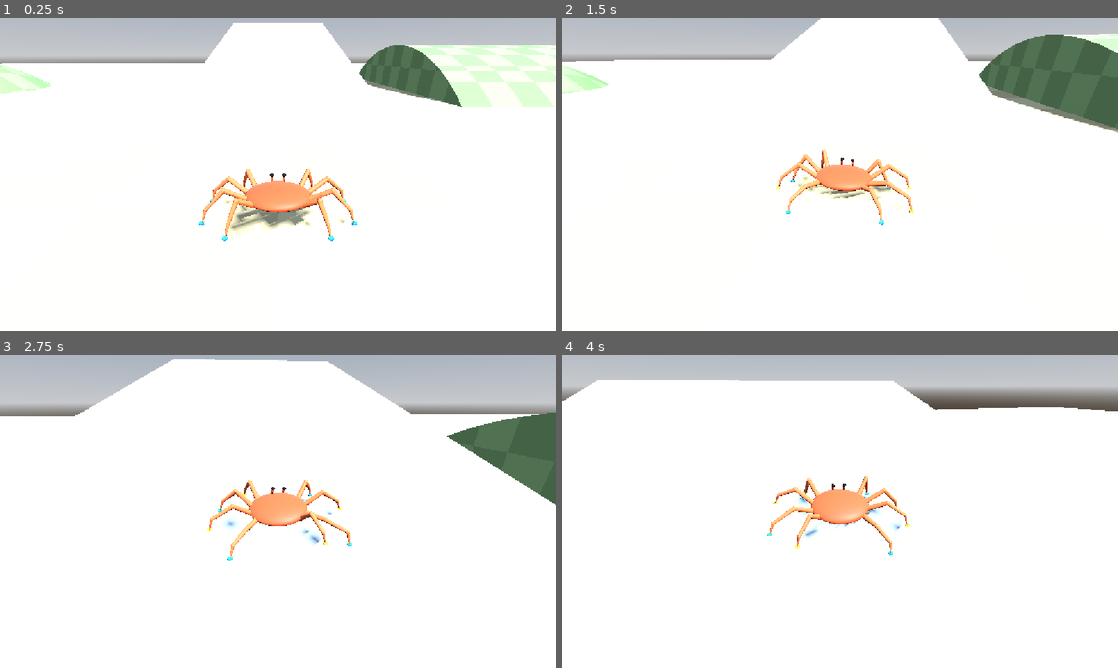
Above: before the commit, frames 1-4 (two rows, left to right).
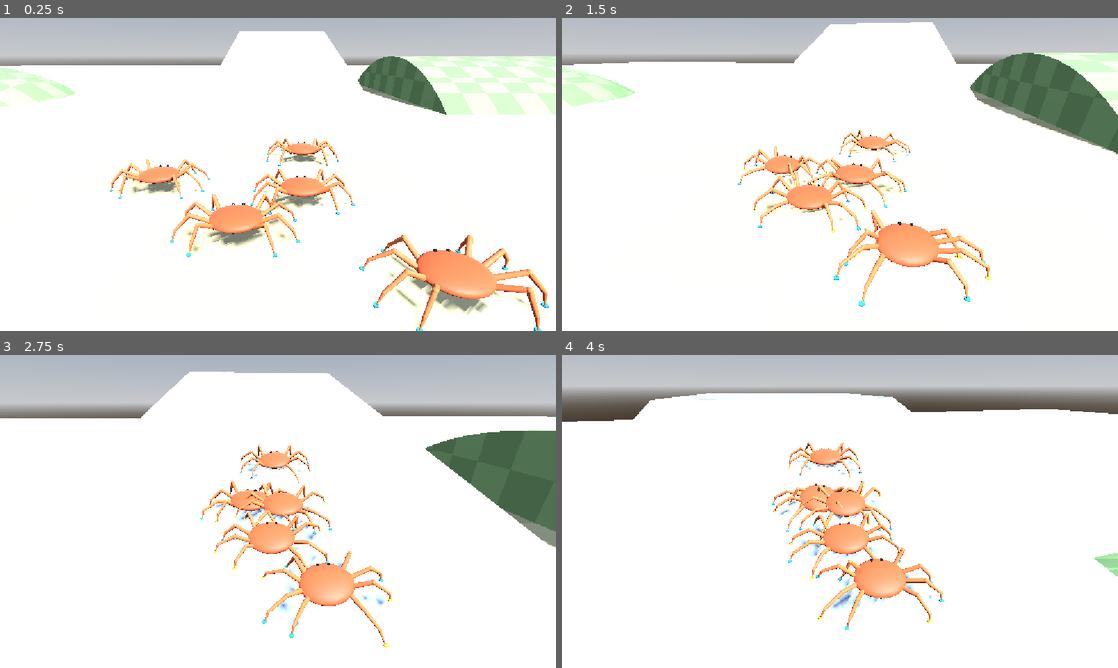
Above: after the commit, the same moments.

Repository: whwalton04/Fish-Frog
Game: Godot game, scene res://world/test_terrain.tscn
Two runs of this game, one before a commit and one after it. Both use one fixed random seed, a clock stepped at 60 frames per second and the inputs below.
Inputs (mouse positions are in pixels of both pictures, inside the frame that each line leads up to):
- Up to frame 1 (0.25 s): no input
- Up to frame 2 (1.5 s): move the mouse to (867, 174) at 0.52 s; hold W (move_forward) from 0.53 s (still down); click (867, 174) at 0.67 s; move the mouse to (812, 174) at 1.27 s; click (812, 174) at 1.42 s
- Up to frame 3 (2.75 s): keep holding W (move_forward); move the mouse to (289, 505) at 2.02 s; click (289, 505) at 2.17 s
- Up to frame 4 (4 s): keep holding W (move_forward); move the mouse to (834, 517) at 2.77 s; click (834, 517) at 2.92 s; move the mouse to (878, 514) at 3.52 s; click (878, 514) at 3.67 s

The runs differ from the first frame. In frame 1, 15% of the frame differs, in the area x 0-100%, y 1-100%; in frame 2, 12%; in frame 3, 12%; in frame 4, 9.9%.

Commit message:
Player scene steering a group of crabs; fixed bead eyes
The crab takes its walking and facing directions as settable vectors
instead of reading input and the camera. A Player scene holds the camera
rig and sets those vectors on every animal placed under it, aiming each
at a point ahead of the group's centre so they converge as they walk.
The camera follows the group's centre and zooms out as it grows.

Crabs collide with each other but don't plant feet on one another.
The eye stalks and their physics are replaced by fixed beads.

Co-Authored-By: Claude Opus 5.5 <noreply@anthropic.com>

Diff:
--- a/crab/crab2.gd
+++ b/crab/crab2.gd
@@ -7,12 +7,12 @@
 ## the friction cone at the foot (push only, sideways force at most friction
 ## times push). Standing, walking, turning, bracing on walls, climbing them and
 ## losing drive in the air all come from that one law. Everything unplanted
-## (swinging feet, limp feet, eyes) is a point pulled toward a target on a
+## (swinging feet, limp feet) is a point pulled toward a target on a
 ## tether. The leg meshes are purely visual 3-segment IK.
 
 @export_group("Movement")
 @export var move_speed := 3.2
-## How fast the target facing turns toward the camera's (rad/s).
+## How fast the target facing turns toward facing_direction (rad/s).
 @export var turn_rate := 8.0
 ## How fast the target up axis tilts toward the surfaces underfoot (rad/s).
 @export var tilt_rate := 4.0
@@ -34,6 +34,9 @@
 @export var leg_max_force := 60.0
 ## Coulomb friction at the feet: sideways force per unit of push.
 @export var foot_friction := 0.8
+## What the feet can stand on and brace against. Leaves out other crabs, which
+## are bumped into but not walked on.
+@export_flags_3d_physics var foot_mask := 1
 ## How far the target up axis leans toward the surfaces underfoot (0..1).
 @export var terrain_follow := 1.0
 
@@ -55,10 +58,6 @@
 ## relaxed pose.
 @export var limp_stiffness := 30.0
 @export var limp_damping := 3.0
-
-@export_group("Eyes")
-@export var eye_stiffness := 700.0
-@export var eye_damping := 5.0
 
 @export_group("Recovery")
 ## Torque that rolls the crab back over once it has lain tipped over with no
@@ -105,7 +104,6 @@
 const WALL_NORMAL_Y := 0.5
 ## The wall roll only grows while the body keeps up with it (radians behind).
 const WALL_ROLL_LAG := 0.35
-const EYE_RADIUS := 0.01
 const FOOT_RADIUS := 0.002
 
 ## A point mass on a tether, pulled toward a target by a spring.
@@ -134,16 +132,13 @@
 	var joints: Array[MeshInstance3D] = []
 	var marker: MeshInstance3D
 
-class Eye:
-	var stalk: MeshInstance3D
-	var base_local: Vector3
-	## Base to eye centre.
-	var length: float
-	var half_stalk: float
-	var tip := Point.new()
+## Which way to walk, in world space: horizontal, length 0..1 of full speed.
+## Set by whatever steers the crab (see Player).
+var move_direction := Vector3.ZERO
+## Which way to face, in world space. Zero keeps the current facing.
+var facing_direction := Vector3.ZERO
 
 var _legs: Array[Leg] = []
-var _eyes: Array[Eye] = []
 var _initialized := false
 var _wish := Vector3.ZERO
 ## The wished velocity turned onto the surface the body is aligned with.
@@ -210,11 +205,6 @@
 			leg.marker = _add_visual(marker_mesh)
 			_legs.append(leg)
 
-	for stalk_name in ["StalkL", "StalkR"]:
-		var stalk := get_node_or_null(stalk_name) as MeshInstance3D
-		if stalk:
-			_eyes.append(_make_eye(stalk))
-
 	_desired_facing = -global_basis.z
 	_target_basis = global_basis.orthonormalized()
 
@@ -234,19 +224,6 @@
 	return leg
 
 
-## Takes over a stalk from the scene (stalk mesh centred on its node, eye as
-## its first child) and simulates it from then on.
-func _make_eye(stalk: MeshInstance3D) -> Eye:
-	var eye := Eye.new()
-	eye.stalk = stalk
-	eye.half_stalk = (stalk.mesh as CylinderMesh).height * 0.5
-	eye.base_local = stalk.position - stalk.basis.y * eye.half_stalk
-	eye.length = eye.half_stalk + (stalk.get_child(0) as Node3D).position.y
-	eye.tip.pos = to_global(eye.base_local + Vector3.UP * eye.length)
-	stalk.top_level = true
-	return eye
-
-
 func _side_dir(side: float, degrees: float) -> Vector3:
 	var r := deg_to_rad(degrees)
 	return Vector3(side * cos(r), 0.0, sin(r))
@@ -276,28 +253,20 @@
 
 	_apply_self_right(delta)
 	_apply_wall_roll()
-	for eye in _eyes:
-		_update_eye(eye, delta)
 
 
 func _process(_delta: float) -> void:
 	for leg in _legs:
 		_pose_leg(leg)
-	for eye in _eyes:
-		_pose_eye(eye)
 
 
 # --- Target pose --------------------------------------------------------------
 
 func _get_wish_velocity() -> Vector3:
-	var input := Input.get_vector("move_left", "move_right", "move_forward", "move_back")
-	var cam := get_viewport().get_camera_3d()
-	var cam_basis := cam.global_basis if cam else global_basis
-	var forward := Vector3(-cam_basis.z.x, 0.0, -cam_basis.z.z).normalized()
-	var right := Vector3(cam_basis.x.x, 0.0, cam_basis.x.z).normalized()
-	if input.length_squared() > 0.01:
-		_desired_facing = forward
-	return (right * input.x - forward * input.y) * move_speed
+	var level := Vector3(facing_direction.x, 0.0, facing_direction.z)
+	if level.length_squared() > 1e-4:
+		_desired_facing = level.normalized()
+	return Vector3(move_direction.x, 0.0, move_direction.z).limit_length(1.0) * move_speed
 
 
 ## The pose the legs try to hold the body in: facing turns toward the desired
@@ -663,21 +632,11 @@
 
 
 func _ray(from: Vector3, to: Vector3) -> Dictionary:
-	var query := PhysicsRayQueryParameters3D.create(from, to, collision_mask, [get_rid()])
+	var query := PhysicsRayQueryParameters3D.create(from, to, foot_mask, [get_rid()])
 	return get_world_3d().direct_space_state.intersect_ray(query)
 
 
-# --- Eyes and recovery ------------------------------------------------------------
-
-func _update_eye(eye: Eye, delta: float) -> void:
-	var base := to_global(eye.base_local)
-	var base_vel := linear_velocity + angular_velocity.cross(base - global_position)
-	var from := eye.tip.pos
-	_spring_point(eye.tip, base + global_basis.y * eye.length, base_vel, eye_stiffness,
-			eye_damping, Vector3.ZERO, delta)
-	_tether(eye.tip, base, base_vel, eye.length, eye.length)
-	_collide(eye.tip, from, EYE_RADIUS)
-
+# --- Recovery ------------------------------------------------------------
 
 ## Once the crab has lain tipped over for a moment with its legs not holding
 ## it up (in its own frame), rolls it back onto its feet while the legs flail.
@@ -758,15 +717,6 @@
 		leg.marker.material_override = _marker_planted_mat if leg.planted else _marker_free_mat
 
 
-func _pose_eye(eye: Eye) -> void:
-	var base := to_global(eye.base_local)
-	var y := eye.tip.pos - base
-	y = y.normalized() if y.length_squared() > 1e-8 else global_basis.y
-	var x := global_basis.x - y * global_basis.x.dot(y)
-	x = x.normalized() if x.length_squared() > 1e-6 else y.cross(Vector3.FORWARD).normalized()
-	eye.stalk.global_transform = Transform3D(Basis(x, y, x.cross(y)), base + y * eye.half_stalk)
-
-
 func _place_segment(mi: MeshInstance3D, from: Vector3, to: Vector3) -> void:
 	var delta := to - from
 	var length := delta.length()
--- a/crab/crab2.tscn
+++ b/crab/crab2.tscn
@@ -23,14 +23,6 @@
 albedo_color = Color(0.08, 0.06, 0.05, 1)
 roughness = 0.2
 
-[sub_resource type="CylinderMesh" id="CylinderMesh_stalk"]
-material = SubResource("StandardMaterial3D_shell")
-top_radius = 0.006
-bottom_radius = 0.0073
-height = 0.033
-radial_segments = 8
-rings = 1
-
 [sub_resource type="SphereMesh" id="SphereMesh_eye"]
 material = SubResource("StandardMaterial3D_eye")
 radius = 0.01
@@ -39,6 +31,8 @@
 rings = 6
 
 [node name="Crab" type="RigidBody3D"]
+collision_layer = 2
+collision_mask = 3
 mass = 5.0
 physics_material_override = SubResource("PhysicsMaterial_shell")
 can_sleep = false
@@ -52,18 +46,10 @@
 transform = Transform3D(1, 0, 0, 0, 1, 0, 0, 0, 0.8, 0, 0, 0)
 mesh = SubResource("SphereMesh_shell")
 
-[node name="StalkL" type="MeshInstance3D" parent="."]
-transform = Transform3D(1, 0, 0, 0, 1, 0, 0, 0, 1, -0.033, 0.04, -0.113)
-mesh = SubResource("CylinderMesh_stalk")
-
-[node name="EyeL" type="MeshInstance3D" parent="StalkL"]
-transform = Transform3D(1, 0, 0, 0, 1, 0, 0, 0, 1, 0, 0.02, 0)
+[node name="EyeL" type="MeshInstance3D" parent="."]
+transform = Transform3D(1, 0, 0, 0, 1, 0, 0, 0, 1, -0.033, 0.024, -0.113)
 mesh = SubResource("SphereMesh_eye")
 
-[node name="StalkR" type="MeshInstance3D" parent="."]
-transform = Transform3D(1, 0, 0, 0, 1, 0, 0, 0, 1, 0.033, 0.04, -0.113)
-mesh = SubResource("CylinderMesh_stalk")
-
-[node name="EyeR" type="MeshInstance3D" parent="StalkR"]
-transform = Transform3D(1, 0, 0, 0, 1, 0, 0, 0, 1, 0, 0.02, 0)
+[node name="EyeR" type="MeshInstance3D" parent="."]
+transform = Transform3D(1, 0, 0, 0, 1, 0, 0, 0, 1, 0.033, 0.024, -0.113)
 mesh = SubResource("SphereMesh_eye")
--- a/world/camera_rig.gd
+++ b/player/camera_rig.gd
@@ -1,17 +1,22 @@
 extends Node3D
-## Third-person orbit camera. Mouse to look, wheel to zoom, Esc frees the
-## mouse, click to capture it again.
+## Third-person orbit camera around the player's animals. Mouse to look, wheel
+## to zoom, Esc frees the mouse, click to capture it again.
 
-@export var target: Node3D
+@export var player: Player
 @export var distance := 1.2
 @export var min_distance := 0.5
 @export var max_distance := 3.5
+## How much further out the camera sits as the group grows: the distance
+## scales by 1 + this * (sqrt(animals) - 1), so one animal is unchanged.
+@export var group_zoom := 0.4
 @export var height_offset := 0.12
 @export var mouse_sensitivity := 0.003
 @export var follow_smoothing := 12.0
+@export var zoom_smoothing := 4.0
 
 var _yaw := 0.0
 var _pitch := -0.45
+var _zoom := 1.0
 
 @onready var _pitch_pivot: Node3D = $Pitch
 @onready var _arm: SpringArm3D = $Pitch/SpringArm3D
@@ -19,10 +24,14 @@
 
 func _ready() -> void:
 	Input.mouse_mode = Input.MOUSE_MODE_CAPTURED
-	if target:
-		global_position = target.global_position + Vector3.UP * height_offset
-		if target is CollisionObject3D:
-			_arm.add_excluded_object(target.get_rid())
+	# The player may sit anywhere; the rig goes where the animals are.
+	top_level = true
+	if player:
+		global_position = player.get_center() + Vector3.UP * height_offset
+		_zoom = _group_zoom()
+		for animal in player.get_animals():
+			if animal is CollisionObject3D:
+				_arm.add_excluded_object(animal.get_rid())
 
 
 func _unhandled_input(event: InputEvent) -> void:
@@ -42,9 +51,14 @@
 
 
 func _process(delta: float) -> void:
-	if target:
-		var goal := target.global_position + Vector3.UP * height_offset
+	if player:
+		var goal := player.get_center() + Vector3.UP * height_offset
 		global_position = global_position.lerp(goal, 1.0 - exp(-follow_smoothing * delta))
+		_zoom = lerpf(_zoom, _group_zoom(), 1.0 - exp(-zoom_smoothing * delta))
 	rotation = Vector3(0.0, _yaw, 0.0)
 	_pitch_pivot.rotation = Vector3(_pitch, 0.0, 0.0)
-	_arm.spring_length = distance
+	_arm.spring_length = distance * _zoom
+
+
+func _group_zoom() -> float:
+	return 1.0 + group_zoom * (sqrt(maxf(player.get_animals().size(), 1.0)) - 1.0)
--- /dev/null
+++ b/player/player.gd
@@ -0,0 +1,66 @@
+class_name Player
+extends Node3D
+## Steers the animals placed under it. Turns the move input and the camera's
+## angle into a direction for each one, every physics tick.
+##
+## An animal is any child with a `move_direction` property (world space,
+## horizontal, length 0..1 of its full speed) and, optionally, a
+## `facing_direction`. Add them as children in the scene or at runtime.
+##
+## The animals don't walk in parallel: each heads for a point some way ahead of
+## the group's centre, so they crowd together as they go. A lone animal is its
+## own centre, so it walks straight, exactly as the input says.
+
+## How far ahead of the group's centre the animals aim for (m). Closer
+## converges harder.
+@export var converge_distance := 4.0
+## The most an animal's direction turns away from the input's (degrees).
+@export var max_converge_deg := 35.0
+
+
+func _physics_process(_delta: float) -> void:
+	var animals := get_animals()
+	if animals.is_empty():
+		return
+
+	var input := Input.get_vector("move_left", "move_right", "move_forward", "move_back")
+	var cam := get_viewport().get_camera_3d()
+	var cam_basis := cam.global_basis if cam else global_basis
+	var forward := Vector3(-cam_basis.z.x, 0.0, -cam_basis.z.z).normalized()
+	var right := Vector3(cam_basis.x.x, 0.0, cam_basis.x.z).normalized()
+	var move := right * input.x - forward * input.y
+	if move.length_squared() <= 0.01:
+		for animal in animals:
+			animal.move_direction = Vector3.ZERO
+		return
+
+	var focus := get_center() + move.normalized() * converge_distance
+	var limit := deg_to_rad(max_converge_deg)
+	for animal in animals:
+		var to_focus := focus - animal.global_position
+		to_focus.y = 0.0
+		var turn := 0.0
+		if to_focus.length_squared() > 1e-4:
+			turn = clampf(move.signed_angle_to(to_focus, Vector3.UP), -limit, limit)
+		animal.move_direction = move.rotated(Vector3.UP, turn)
+		if "facing_direction" in animal:
+			animal.facing_direction = forward.rotated(Vector3.UP, turn)
+
+
+func get_animals() -> Array[Node3D]:
+	var animals: Array[Node3D] = []
+	for child in get_children():
+		if child is Node3D and "move_direction" in child and not child.is_queued_for_deletion():
+			animals.append(child)
+	return animals
+
+
+## Average position of the animals.
+func get_center() -> Vector3:
+	var animals := get_animals()
+	if animals.is_empty():
+		return global_position
+	var sum := Vector3.ZERO
+	for animal in animals:
+		sum += animal.global_position
+	return sum / animals.size()
--- /dev/null
+++ b/player/player.tscn
@@ -0,0 +1,21 @@
+[gd_scene format=3]
+
+[ext_resource type="Script" path="res://player/player.gd" id="1_player"]
+[ext_resource type="Script" path="res://player/camera_rig.gd" id="2_cam"]
+
+[node name="Player" type="Node3D"]
+script = ExtResource("1_player")
+
+[node name="CameraRig" type="Node3D" parent="." node_paths=PackedStringArray("player")]
+script = ExtResource("2_cam")
+player = NodePath("..")
+
+[node name="Pitch" type="Node3D" parent="CameraRig"]
+
+[node name="SpringArm3D" type="SpringArm3D" parent="CameraRig/Pitch"]
+spring_length = 1.2
+margin = 0.03
+
+[node name="Camera3D" type="Camera3D" parent="CameraRig/Pitch/SpringArm3D"]
+current = true
+fov = 65.0
--- a/tests/scenarios.gd
+++ b/tests/scenarios.gd
@@ -17,20 +17,26 @@
 func _initialize() -> void:
 	var world: Node = load("res://world/test_terrain.tscn").instantiate()
 	var scene_path := OS.get_environment("CRAB_SCENE")
+	# The scenarios are about one crab: keep the first and drop the rest.
+	var player: Node = world.get_node("Player")
+	var animals: Array = player.get_animals()
+	crab = animals[0]
+	for extra in animals.slice(1):
+		player.remove_child(extra)
+		extra.free()
 	if scene_path != "":
-		var old := world.get_node("Crab")
-		world.remove_child(old)
-		old.free()
-		var replacement: Node = load(scene_path).instantiate()
-		replacement.name = "Crab"
-		world.add_child(replacement)
+		var replacement: Node3D = load(scene_path).instantiate()
+		replacement.transform = crab.transform
+		player.remove_child(crab)
+		crab.free()
+		player.add_child(replacement)
+		crab = replacement
 	root.add_child(world)
-	crab = world.get_node("Crab")
-	rig = world.get_node("CameraRig")
+	rig = player.get_node("CameraRig")
 	await physics_frame
 
 	var only := OS.get_environment("SCENARIOS")
-	for scenario in ["stand", "walk", "facing", "drop", "ramp", "hump", "ledge", "walls", "climb", "eyes"]:
+	for scenario in ["stand", "walk", "facing", "drop", "ramp", "hump", "ledge", "walls", "climb"]:
 		if only == "" or scenario in only.split(","):
 			await call(scenario)
 	quit()
@@ -136,18 +142,6 @@
 			_tilt(), _legs()], r, "released", r2)
 
 
-func eyes() -> void:
-	_place(Vector3(0, 0.107, 5))
-	await _hold("", 120)
-	await _hold("move_right", 120)
-	var r = await _hold("", 90)
-	_report("eyes after stop", "", r)
-	_place(Vector3(0, 1.0, 5))
-	await _hold("", 30)
-	r = await _hold("", 150)
-	_report("eyes after 1m drop", "", r)
-
-
 # --- Helpers ------------------------------------------------------------------
 
 func _place(p: Vector3) -> void:
@@ -160,7 +154,7 @@
 func _hold(action: String, frames: int) -> Dictionary:
 	if action != "":
 		Input.action_press(action)
-	var stats := {max_tilt = 0.0, flipped_at = -1.0, inside = 0, max_eye = 0.0, frames = frames,
+	var stats := {max_tilt = 0.0, flipped_at = -1.0, inside = 0, frames = frames,
 			min_speed = INF, min_spread = INF}
 	for f in frames:
 		await physics_frame
@@ -171,7 +165,6 @@
 		for leg in crab._legs:
 			if _inside_platform(_foot(leg)):
 				stats.inside += 1
-		stats.max_eye = maxf(stats.max_eye, _eye_bend())
 		if f > 60:
 			stats.min_speed = minf(stats.min_speed, crab.linear_velocity.length())
 		stats.min_spread = minf(stats.min_spread, _spread())
@@ -184,16 +177,15 @@
 	var m := a.duplicate()
 	m.max_tilt = maxf(a.max_tilt, b.max_tilt)
 	m.inside = a.inside + b.inside
-	m.max_eye = maxf(a.max_eye, b.max_eye)
 	if m.flipped_at < 0.0 and b.flipped_at >= 0.0:
 		m.flipped_at = a.frames / 120.0 + b.flipped_at
 	return m
 
 
 func _report(label: String, detail: String, r: Dictionary, label2 := "", r2 := {}) -> void:
-	var line := "%-24s %s | max_tilt=%.0f%s feet_in_wall=%d eye_max=%.0f" % [
+	var line := "%-24s %s | max_tilt=%.0f%s feet_in_wall=%d" % [
 		label, detail, r.max_tilt,
-		(" FLIPPED@%.2fs" % r.flipped_at) if r.flipped_at >= 0.0 else "", r.inside, r.max_eye]
+		(" FLIPPED@%.2fs" % r.flipped_at) if r.flipped_at >= 0.0 else "", r.inside]
 	if label2 != "":
 		line += " | %s: max_tilt=%.0f%s" % [label2, r2.max_tilt,
 			(" FLIPPED@%.2fs" % r2.flipped_at) if r2.flipped_at >= 0.0 else ""]
@@ -242,16 +234,6 @@
 	return s
 
 
-func _eye_bend() -> float:
-	var worst := 0.0
-	for eye in crab._eyes:
-		var tip = eye.get("tip")
-		var tip_pos: Vector3 = tip.pos if tip is Object else tip
-		var base: Vector3 = crab.to_global(eye.base_local)
-		worst = maxf(worst, rad_to_deg(crab.global_basis.y.angle_to(tip_pos - base)))
-	return worst
-
-
 func _inside_platform(p: Vector3) -> bool:
 	return p.x > PLATFORM_MIN.x and p.x < PLATFORM_MAX.x and p.y > PLATFORM_MIN.y \
 			and p.y < PLATFORM_MAX.y and p.z > PLATFORM_MIN.z and p.z < PLATFORM_MAX.z
--- a/world/test_terrain.tscn
+++ b/world/test_terrain.tscn
@@ -1,8 +1,8 @@
-[gd_scene format=3]
+[gd_scene format=3 uid="uid://vr01lr4hdw08"]
 
-[ext_resource type="Shader" path="res://world/checker.gdshader" id="1_checker"]
+[ext_resource type="Shader" uid="uid://cbacne80m3yug" path="res://world/checker.gdshader" id="1_checker"]
 [ext_resource type="PackedScene" path="res://crab/crab2.tscn" id="2_crab"]
-[ext_resource type="Script" path="res://world/camera_rig.gd" id="3_cam"]
+[ext_resource type="PackedScene" path="res://player/player.tscn" id="3_player"]
 
 [sub_resource type="ProceduralSkyMaterial" id="ProceduralSkyMaterial_sky"]
 
@@ -15,9 +15,22 @@
 ambient_light_source = 3
 tonemap_mode = 2
 
+[sub_resource type="BoxShape3D" id="BoxShape3D_ground"]
+size = Vector3(60, 1, 60)
+
 [sub_resource type="ShaderMaterial" id="ShaderMaterial_ground"]
 render_priority = 0
 shader = ExtResource("1_checker")
+shader_parameter/color_a = Color(0.78, 0.72, 0.56, 1)
+shader_parameter/color_b = Color(0.7, 0.64, 0.49, 1)
+shader_parameter/cell_size = 1.0
+
+[sub_resource type="BoxMesh" id="BoxMesh_ground"]
+material = SubResource("ShaderMaterial_ground")
+size = Vector3(60, 1, 60)
+
+[sub_resource type="BoxShape3D" id="BoxShape3D_ramp"]
+size = Vector3(4, 0.4, 8)
 
 [sub_resource type="ShaderMaterial" id="ShaderMaterial_ramp"]
 render_priority = 0
@@ -25,23 +38,6 @@
 shader_parameter/color_a = Color(0.62, 0.66, 0.72, 1)
 shader_parameter/color_b = Color(0.54, 0.58, 0.64, 1)
 shader_parameter/cell_size = 0.5
-
-[sub_resource type="ShaderMaterial" id="ShaderMaterial_hump"]
-render_priority = 0
-shader = ExtResource("1_checker")
-shader_parameter/color_a = Color(0.52, 0.66, 0.44, 1)
-shader_parameter/color_b = Color(0.45, 0.58, 0.38, 1)
-shader_parameter/cell_size = 0.5
-
-[sub_resource type="BoxShape3D" id="BoxShape3D_ground"]
-size = Vector3(60, 1, 60)
-
-[sub_resource type="BoxMesh" id="BoxMesh_ground"]
-material = SubResource("ShaderMaterial_ground")
-size = Vector3(60, 1, 60)
-
-[sub_resource type="BoxShape3D" id="BoxShape3D_ramp"]
-size = Vector3(4, 0.4, 8)
 
 [sub_resource type="BoxMesh" id="BoxMesh_ramp"]
 material = SubResource("ShaderMaterial_ramp")
@@ -58,6 +54,13 @@
 height = 10.0
 radius = 5.0
 
+[sub_resource type="ShaderMaterial" id="ShaderMaterial_hump"]
+render_priority = 0
+shader = ExtResource("1_checker")
+shader_parameter/color_a = Color(0.52, 0.66, 0.44, 1)
+shader_parameter/color_b = Color(0.45, 0.58, 0.38, 1)
+shader_parameter/cell_size = 0.5
+
 [sub_resource type="CylinderMesh" id="CylinderMesh_hump"]
 material = SubResource("ShaderMaterial_hump")
 top_radius = 5.0
@@ -73,76 +76,74 @@
 material = SubResource("ShaderMaterial_hump")
 radius = 3.0
 height = 6.0
-radial_segments = 64
-rings = 32
 
-[node name="TestTerrain" type="Node3D"]
+[node name="TestTerrain" type="Node3D" unique_id=453276710]
 
-[node name="WorldEnvironment" type="WorldEnvironment" parent="."]
+[node name="WorldEnvironment" type="WorldEnvironment" parent="." unique_id=33989790]
 environment = SubResource("Environment_env")
 
-[node name="Sun" type="DirectionalLight3D" parent="."]
+[node name="Sun" type="DirectionalLight3D" parent="." unique_id=1265535476]
 transform = Transform3D(0.866025, -0.353553, 0.353553, 0, 0.707107, 0.707107, -0.5, -0.612372, 0.612372, 0, 10, 0)
 shadow_enabled = true
 
-[node name="Ground" type="StaticBody3D" parent="."]
+[node name="Ground" type="StaticBody3D" parent="." unique_id=1890909284]
 transform = Transform3D(1, 0, 0, 0, 1, 0, 0, 0, 1, 0, -0.5, 0)
 
-[node name="CollisionShape3D" type="CollisionShape3D" parent="Ground"]
+[node name="CollisionShape3D" type="CollisionShape3D" parent="Ground" unique_id=1867983427]
 shape = SubResource("BoxShape3D_ground")
 
-[node name="MeshInstance3D" type="MeshInstance3D" parent="Ground"]
+[node name="MeshInstance3D" type="MeshInstance3D" parent="Ground" unique_id=239035878]
 mesh = SubResource("BoxMesh_ground")
 
-[node name="Ramp" type="StaticBody3D" parent="."]
+[node name="Ramp" type="StaticBody3D" parent="." unique_id=1854243060]
 transform = Transform3D(1, 0, 0, 0, 0.965926, -0.258819, 0, 0.258819, 0.965926, 0, 0.842, -8)
 
-[node name="CollisionShape3D" type="CollisionShape3D" parent="Ramp"]
+[node name="CollisionShape3D" type="CollisionShape3D" parent="Ramp" unique_id=571578458]
 shape = SubResource("BoxShape3D_ramp")
 
-[node name="MeshInstance3D" type="MeshInstance3D" parent="Ramp"]
+[node name="MeshInstance3D" type="MeshInstance3D" parent="Ramp" unique_id=1083439849]
 mesh = SubResource("BoxMesh_ramp")
 
-[node name="Platform" type="StaticBody3D" parent="."]
+[node name="Platform" type="StaticBody3D" parent="." unique_id=1687294253]
 transform = Transform3D(1, 0, 0, 0, 1, 0, 0, 0, 1, 0, 1.035, -13.8)
 
-[node name="CollisionShape3D" type="CollisionShape3D" parent="Platform"]
+[node name="CollisionShape3D" type="CollisionShape3D" parent="Platform" unique_id=1939883181]
 shape = SubResource("BoxShape3D_platform")
 
-[node name="MeshInstance3D" type="MeshInstance3D" parent="Platform"]
+[node name="MeshInstance3D" type="MeshInstance3D" parent="Platform" unique_id=543562741]
 mesh = SubResource("BoxMesh_platform")
 
-[node name="Hump" type="StaticBody3D" parent="."]
+[node name="Hump" type="StaticBody3D" parent="." unique_id=554785274]
 transform = Transform3D(0, -1, 0, 1, 0, 0, 0, 0, 1, 8, -4, -6)
 
-[node name="CollisionShape3D" type="CollisionShape3D" parent="Hump"]
+[node name="CollisionShape3D" type="CollisionShape3D" parent="Hump" unique_id=131308248]
 shape = SubResource("CylinderShape3D_hump")
 
-[node name="MeshInstance3D" type="MeshInstance3D" parent="Hump"]
+[node name="MeshInstance3D" type="MeshInstance3D" parent="Hump" unique_id=1191324197]
 mesh = SubResource("CylinderMesh_hump")
 
-[node name="Dome" type="StaticBody3D" parent="."]
+[node name="Dome" type="StaticBody3D" parent="." unique_id=1561850719]
 transform = Transform3D(1, 0, 0, 0, 1, 0, 0, 0, 1, -8, -2.2, -5)
 
-[node name="CollisionShape3D" type="CollisionShape3D" parent="Dome"]
+[node name="CollisionShape3D" type="CollisionShape3D" parent="Dome" unique_id=2120000514]
 shape = SubResource("SphereShape3D_dome")
 
-[node name="MeshInstance3D" type="MeshInstance3D" parent="Dome"]
+[node name="MeshInstance3D" type="MeshInstance3D" parent="Dome" unique_id=2014122105]
 mesh = SubResource("SphereMesh_dome")
 
-[node name="Crab" parent="." instance=ExtResource("2_crab")]
+[node name="Player" parent="." unique_id=1115223539 instance=ExtResource("3_player")]
+
+[node name="Crab" parent="Player" unique_id=39499894 instance=ExtResource("2_crab")]
 transform = Transform3D(1, 0, 0, 0, 1, 0, 0, 0, 1, 0, 0.107, 0)
 
-[node name="CameraRig" type="Node3D" parent="." node_paths=PackedStringArray("target")]
-script = ExtResource("3_cam")
-target = NodePath("../Crab")
+[node name="Crab2" parent="Player" unique_id=803000131 instance=ExtResource("2_crab")]
+transform = Transform3D(1, 0, 0, 0, 1, 0, 0, 0, 1, -0.442, 0.107, 0.405)
 
-[node name="Pitch" type="Node3D" parent="CameraRig"]
+[node name="Crab3" parent="Player" unique_id=1764771900 instance=ExtResource("2_crab")]
+transform = Transform3D(1, 0, 0, 0, 1, 0, 0, 0, 1, 0.074, 0.107, -0.845)
 
-[node name="SpringArm3D" type="SpringArm3D" parent="CameraRig/Pitch"]
-spring_length = 1.2
-margin = 0.03
+[node name="Crab4" parent="Player" unique_id=1356699072 instance=ExtResource("2_crab")]
+transform = Transform3D(1, 0, 0, 0, 1, 0, 0, 0, 1, 0.632, 0.107, 0.825)
 
-[node name="Camera3D" type="Camera3D" parent="CameraRig/Pitch/SpringArm3D"]
-current = true
-fov = 65.0
+[node name="Crab5" parent="Player" unique_id=1040713655 instance=ExtResource("2_crab")]
+transform = Transform3D(1, 0, 0, 0, 1, 0, 0, 0, 1, -1.182, 0.107, -0.209)
Renamed: world/camera_rig.gd.uid -> player/camera_rig.gd.uid
Not shown, added: player/player.gd.uid
Not shown, changed: docs/contact-crab-design.md
